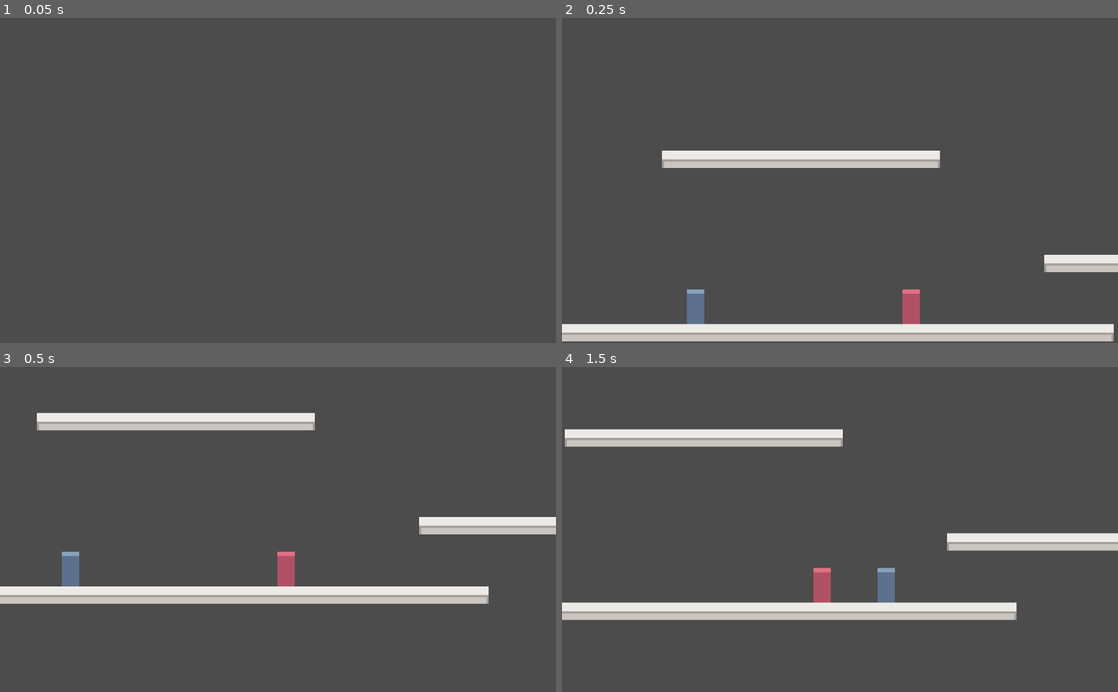
Above: before the commit, frames 1-4 (two rows, left to right).
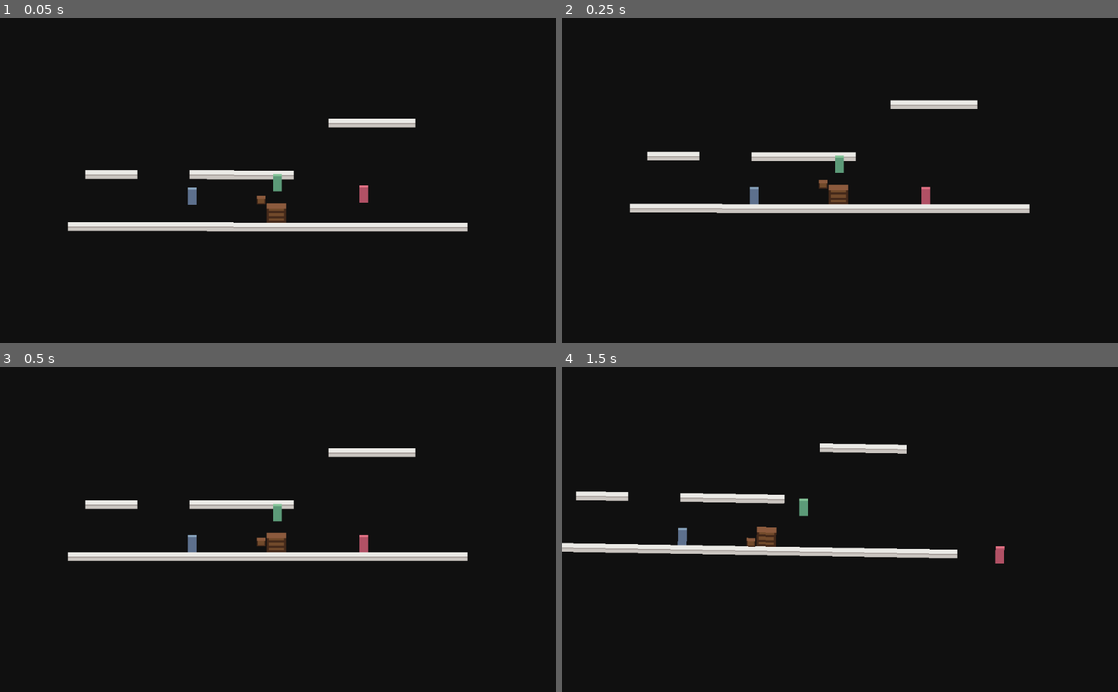
Above: after the commit, the same moments.

Repository: wooshdude/ludum-dare-49
Game: Godot game, scene res://World.tscn
The game is run twice, just before and just after one commit, with the same random seed, the same clock (stepped at 60 frames per second) and the same inputs.
Inputs (mouse positions are in pixels of both pictures, inside the frame that each line leads up to):
- Up to frame 1 (0.05 s): no input
- Up to frame 2 (0.25 s): no input
- Up to frame 3 (0.5 s): no input
- Up to frame 4 (1.5 s): tap Enter (ui_accept) at 0.5, 0.77, 1.07 s; move the mouse to (962, 513) at 0.52 s; hold Right mouse button (right_click) 0.53-1.28 s; hold Right (ui_right) from 0.53 s (still down); tap Space (ui_select) at 0.8, 1.35 s; move the mouse to (728, 545) at 1.27 s

The runs differ from the first frame. In frame 1, 100% of the frame differs, in the area x 0-100%, y 0-100%; in frame 2, 100%; in frame 3, 100%; in frame 4, 100%.

Commit message:
rotate level

Diff:
--- a/Player.tscn
+++ b/Player.tscn
@@ -9,6 +9,10 @@
 
 [node name="Player1" type="KinematicBody2D"]
 script = ExtResource( 2 )
+__meta__ = {
+"_edit_group_": true
+}
+push = 200
 
 [node name="Sprite" type="Sprite" parent="."]
 position = Vector2( 0, -8 )
@@ -21,4 +25,5 @@
 [node name="Timer" type="Timer" parent="."]
 wait_time = 0.01
 one_shot = true
+
 [connection signal="timeout" from="Timer" to="." method="_on_Timer_timeout"]
--- /dev/null
+++ b/RigidBody2D.gd
@@ -0,0 +1,4 @@
+extends RigidBody2D
+
+func _physics_process(delta):
+	pass
--- /dev/null
+++ b/RigidBody2D2.gd
@@ -0,0 +1,4 @@
+extends StaticBody2D
+
+func _ready():
+	pass
--- /dev/null
+++ b/Spatial.gd
@@ -0,0 +1,14 @@
+extends Spatial
+
+func _ready():
+	# Clear the viewport.
+	var viewport = $Viewport
+	$Viewport.set_clear_mode(Viewport.CLEAR_MODE_ALWAYS)
+
+	# Let two frames pass to make sure the vieport is captured.
+	yield(get_tree(), "idle_frame")
+	yield(get_tree(), "idle_frame")
+
+
+	# Retrieve the texture and set it to the viewport quad.
+	$ViewportQuad.material_override.albedo_texture = viewport.get_texture()
--- /dev/null
+++ b/Spatial.tscn
@@ -0,0 +1,51 @@
+[gd_scene load_steps=6 format=2]
+
+[ext_resource path="res://World.tscn" type="PackedScene" id=1]
+[ext_resource path="res://Spatial.gd" type="Script" id=2]
+
+[sub_resource type="SpatialMaterial" id=1]
+
+[sub_resource type="PlaneMesh" id=2]
+
+[sub_resource type="Environment" id=3]
+ambient_light_color = Color( 1, 1, 1, 1 )
+adjustment_enabled = true
+adjustment_saturation = 2.0
+
+[node name="Spatial" type="Spatial"]
+script = ExtResource( 2 )
+
+[node name="Camera" type="Camera" parent="."]
+transform = Transform( 1, 0, 0, 0, 1, 0, 0, 0, 1, 0, 0, 0.611 )
+
+[node name="ViewportQuad" type="MeshInstance" parent="."]
+transform = Transform( 6, 0, 0, 0, -4.37114e-08, -3, 0, 1, -1.31134e-07, 0, 0, -3.60741 )
+material_override = SubResource( 1 )
+mesh = SubResource( 2 )
+material/0 = null
+
+[node name="Viewport" type="Viewport" parent="."]
+size = Vector2( 1920, 1080 )
+hdr = false
+usage = 0
+render_target_v_flip = true
+render_target_update_mode = 3
+
+[node name="World" parent="Viewport" instance=ExtResource( 1 )]
+
+[node name="Camera2D" parent="Viewport/World" index="0"]
+visible = false
+
+[node name="SpotLight" type="OmniLight" parent="."]
+visible = false
+
+[node name="WorldEnvironment" type="WorldEnvironment" parent="."]
+environment = SubResource( 3 )
+
+[node name="OmniLight" type="OmniLight" parent="."]
+visible = false
+
+[editable path="Viewport/World"]
+[editable path="Viewport/World/Player"]
+[editable path="Viewport/World/platform/tilemap"]
+[editable path="Viewport/World/RigidBody2D2/tilemap"]
--- a/World.gd
+++ b/World.gd
@@ -9,6 +9,9 @@
 onready var player1 = $Player
 onready var redhusk = $red_husk
 onready var player2 = $player2
+onready var rotater = $rotater
+onready var point = $point
+onready var platform = $platform
 
 var state = RED
 
@@ -16,24 +19,58 @@
 	pass
 
 func _physics_process(delta):
+	# PLACE CAMERA BETWEEN BOTH PLAYERS
+	camera.global_position = (player2.global_position + player1.global_position) * .5
+
+	# CHANGE WHICH PLAYER IS SELECTED
 	match state:
 		RED:
 			red()
 		BLUE:
 			blue()
 
-	if Input.is_action_just_pressed("right_click") and state == RED:
+	# CAMERA
+	var distance = sqrt(pow((player2.position.x - player1.position.x), 2) + pow((player2.position.y - player1.position.y), 2)) # get distance between players
+	distance = distance * 0.0015
+	if Input.is_action_pressed("right_click"):
+		camera.global_position = (player2.global_position + player1.global_position) * .5 #place camera between players
+		print(distance)
+		camera.zoom = Vector2(distance, distance) #change zoom based on distance of players
+		camera.offset_v = -0.10
+	else:
+		camera.zoom = Vector2(0.50, 0.50) # reset zoom
+		camera.offset_v = -0.35
+
+
+	# CAMERA ROTATE
+
+	var playerCenter = (player1.global_position.x + player2.global_position.x) * 0.5 # get center of characters
+	var rotateAmount = (playerCenter + platform.position.x) * 0.5 # get center of characters and x = 0
+	point.global_position.x = rotateAmount # displays marker
+
+	camera.rotation_degrees -= rotateAmount * 0.001 # rotates the camera based on distance to center
+	#Physics2DServer.area_set_param(get_world_2d().space, Physics2DServer.AREA_PARAM_GRAVITY_VECTOR, Vector2.ZERO)
+
+
+
+	print(rotateAmount * 0.00001)
+	print(camera.rotation_degrees)
+
+	if camera.rotation_degrees >= 32:
+		print("bruhh")
+
+	# switch controlls
+	if Input.is_action_just_pressed("left_click") and state == RED:
 		state = BLUE
-	elif Input.is_action_just_pressed("right_click") and state == BLUE:
+	elif Input.is_action_just_pressed("left_click") and state == BLUE:
 		state = RED
 
 
 func red():
 	player1.state = 1
 	player2.state = 0
-	camera.position = player1.position
+
 
 func blue():
 	player1.state = 0
 	player2.state = 1
-	camera.position = player2.position
--- a/World.tscn
+++ b/World.tscn
@@ -1,32 +1,104 @@
-[gd_scene load_steps=5 format=2]
+[gd_scene load_steps=12 format=2]
 
 [ext_resource path="res://test_tiles.tscn" type="PackedScene" id=1]
 [ext_resource path="res://Player.tscn" type="PackedScene" id=2]
 [ext_resource path="res://World.gd" type="Script" id=3]
 [ext_resource path="res://player2.tscn" type="PackedScene" id=4]
+[ext_resource path="res://big_box.tscn" type="PackedScene" id=5]
+[ext_resource path="res://RigidBody2D2.gd" type="Script" id=6]
+[ext_resource path="res://players/green-player.png" type="Texture" id=7]
+[ext_resource path="res://small_box.tscn" type="PackedScene" id=8]
+
+[sub_resource type="RectangleShape2D" id=1]
+extents = Vector2( 127.901, 3.09628 )
+
+[sub_resource type="CapsuleShape2D" id=2]
+height = 0.0
+
+[sub_resource type="CapsuleShape2D" id=4]
 
 [node name="World" type="Node2D"]
 script = ExtResource( 3 )
 
-[node name="Player" parent="." instance=ExtResource( 2 )]
-position = Vector2( 242.852, 316.846 )
+[node name="Camera2D" type="Camera2D" parent="."]
+rotating = true
+current = true
+zoom = Vector2( 0.5, 0.5 )
 
-[node name="player2" parent="." instance=ExtResource( 4 )]
-position = Vector2( 143.543, 316.077 )
+[node name="Player" parent="." groups=[
+"Bodies",
+"player",
+] instance=ExtResource( 2 )]
+position = Vector2( 80.1641, -10.037 )
+push = 5
 
-[node name="Camera2D" type="Camera2D" parent="."]
-current = true
-zoom = Vector2( 0.25, 0.25 )
-process_mode = 0
-smoothing_enabled = true
-smoothing_speed = 8.0
-offset_v = -0.35
+[node name="player2" parent="." groups=[
+"Bodies",
+"player",
+] instance=ExtResource( 4 )]
+position = Vector2( -77.3892, -8.466 )
 
-[node name="tilemap" parent="." instance=ExtResource( 1 )]
+[node name="platform" type="RigidBody2D" parent="." groups=[
+"platform",
+]]
+position = Vector2( 0, 17 )
+collision_layer = 3
+collision_mask = 3
+mode = 1
+gravity_scale = 0.0
+linear_damp = 100.0
+__meta__ = {
+"_edit_group_": true
+}
 
-[node name="TileMap" parent="tilemap" index="0"]
-tile_data = PoolIntArray( 983048, 0, 0, 983049, 1, 0, 983050, 1, 0, 983051, 1, 0, 983052, 1, 0, 983053, 1, 0, 983054, 1, 0, 983055, 2, 0, 1179667, 0, 0, 1179668, 1, 0, 1179669, 1, 0, 1179670, 1, 0, 1179671, 2, 0, 1310725, 0, 0, 1310726, 1, 0, 1310727, 1, 0, 1310728, 1, 0, 1310729, 1, 0, 1310730, 1, 0, 1310731, 1, 0, 1310732, 1, 0, 1310733, 1, 0, 1310734, 1, 0, 1310735, 1, 0, 1310736, 1, 0, 1310737, 1, 0, 1310738, 1, 0, 1310739, 1, 0, 1310740, 2, 0 )
+[node name="CollisionShape2D" type="CollisionShape2D" parent="platform"]
+position = Vector2( 0, -3.42337 )
+shape = SubResource( 1 )
+
+[node name="tilemap" parent="platform" instance=ExtResource( 1 )]
+
+[node name="TileMap" parent="platform/tilemap" index="0"]
+tile_data = PoolIntArray( -458749, 1, 0, -458748, 1, 0, -458747, 1, 0, -458746, 1, 0, -458745, 1, 0, -196619, 1, 0, -196618, 1, 0, -196617, 1, 0, -196613, 1, 0, -196612, 1, 0, -196611, 1, 0, -196610, 1, 0, -196609, 1, 0, -262144, 1, 0, -12, 1, 0, -11, 1, 0, -10, 1, 0, -9, 1, 0, -8, 1, 0, -7, 1, 0, -6, 1, 0, -5, 1, 0, -4, 1, 0, -3, 1, 0, -2, 1, 0, -1, 1, 0, -65536, 1, 0, -65535, 1, 0, -65534, 1, 0, -65533, 1, 0, -65532, 1, 0, -65531, 1, 0, -65530, 1, 0, -65529, 1, 0, -65528, 1, 0, -65527, 1, 0, -65526, 1, 0 )
+
+[node name="RigidBody2D2" type="StaticBody2D" parent="."]
+collision_layer = 3
+collision_mask = 3
+script = ExtResource( 6 )
+
+[node name="tilemap" parent="RigidBody2D2" instance=ExtResource( 1 )]
+
+[node name="TileMap" parent="RigidBody2D2/tilemap" index="0"]
+tile_data = PoolIntArray( 1441795, 0, 0, 1441796, 0, 0, 1441797, 0, 0, 1441798, 0, 0, 1441799, 0, 0, 1441800, 0, 0, 1441801, 0, 0, 1441802, 0, 0, 1441803, 0, 0, 1441804, 0, 0, 1441805, 0, 0, 1441806, 0, 0, 1441807, 0, 0, 1441808, 0, 0, 1441809, 0, 0, 1441810, 0, 0, 1441811, 0, 0, 1441812, 0, 0, 1441813, 0, 0, 1441814, 0, 0 )
+
+[node name="CollisionShape2D" type="CollisionShape2D" parent="RigidBody2D2"]
+position = Vector2( 2, 66 )
+shape = SubResource( 2 )
+
+[node name="cube" parent="." instance=ExtResource( 8 )]
+
+[node name="rotater" type="RigidBody2D" parent="." groups=[
+"platform",
+]]
+position = Vector2( 373.367, -23.107 )
+gravity_scale = 0.0
+__meta__ = {
+"_edit_group_": true
+}
+
+[node name="CollisionShape2D" type="CollisionShape2D" parent="rotater"]
+shape = SubResource( 4 )
+
+[node name="point" type="Node2D" parent="."]
+position = Vector2( 3.89359, -27.621 )
+__meta__ = {
+"_edit_group_": true
+}
+
+[node name="Sprite" type="Sprite" parent="point"]
+texture = ExtResource( 7 )
+
+[node name="big_box" parent="." instance=ExtResource( 5 )]
 
 [editable path="Player"]
-
-[editable path="tilemap"]
+[editable path="platform/tilemap"]
+[editable path="RigidBody2D2/tilemap"]
--- /dev/null
+++ b/big_box.tscn
@@ -0,0 +1,20 @@
+[gd_scene load_steps=3 format=2]
+
+[ext_resource path="res://objects/big_box.png" type="Texture" id=1]
+
+[sub_resource type="RectangleShape2D" id=1]
+extents = Vector2( 9, 9 )
+
+[node name="big_box" type="RigidBody2D" groups=[
+"Bodies",
+]]
+mass = 2.0
+__meta__ = {
+"_edit_group_": true
+}
+
+[node name="Sprite" type="Sprite" parent="."]
+texture = ExtResource( 1 )
+
+[node name="CollisionShape2D" type="CollisionShape2D" parent="."]
+shape = SubResource( 1 )
--- a/blue_husk.gd
+++ b/blue_husk.gd
@@ -14,7 +14,7 @@
 export (int) var gravity = 600
 export (float) var friction = 0.2
 export (float) var acceleration = 0.25
-
+export (int, 0, 200) var push = 5
 
 var velocity = Vector2.ZERO
 var state = MOVE
@@ -39,13 +39,6 @@
 	velocity.y += gravity * delta
 	velocity = move_and_slide(velocity, Vector2.UP)
 
-#	if Input.is_action_pressed("ui_accept"):
-#		if is_on_floor():
-#			velocity.y = jump_speed
-#		elif not is_on_floor():
-#			velocity.y = jump_speed
-
-# colin
 	var jump_pressed = Input.is_action_pressed('ui_select') #jump button is keep pressed
 	var jump_cut = Input.is_action_just_released('ui_select')  #jump button just released
 	var jump = Input.is_action_just_pressed('ui_select')   #jump button is just pressed
@@ -54,6 +47,11 @@
 		jump() # call jump method
 	if velocity.y < 0 && !jump_pressed: # here is the deal: if the jump button is not keep pressed anymore, the y velocity is set to 0 and the player don't go up anymore
 		velocity.y = lerp(velocity.y, 0, lerp(0, 1, 0.1))
+
+	for index in get_slide_count():
+		var collision = get_slide_collision(index)
+		if collision.collider.is_in_group("Bodies"):
+			collision.collider.apply_central_impulse(-collision.normal * push)
 
 func jump():
 	velocity.y = jump_speed
--- a/player2.tscn
+++ b/player2.tscn
@@ -1,7 +1,7 @@
 [gd_scene load_steps=4 format=2]
 
 [ext_resource path="res://players/blue-player.png" type="Texture" id=1]
-[ext_resource path="res://blue_husk.gd" type="Script" id=2]
+[ext_resource path="res://players/redPlayer.gd" type="Script" id=2]
 
 [sub_resource type="CapsuleShape2D" id=1]
 radius = 4.0
@@ -9,6 +9,10 @@
 
 [node name="player2" type="KinematicBody2D"]
 script = ExtResource( 2 )
+__meta__ = {
+"_edit_group_": true
+}
+push = 5
 
 [node name="Sprite" type="Sprite" parent="."]
 position = Vector2( 0, -8 )
--- a/players/redPlayer.gd
+++ b/players/redPlayer.gd
@@ -14,7 +14,7 @@
 export (int) var gravity = 600
 export (float) var friction = 0.2
 export (float) var acceleration = 0.25
-
+export (int, 0, 200) var push = 100
 
 var velocity = Vector2.ZERO
 var state = MOVE
@@ -37,23 +37,25 @@
 func move(delta):
 	get_input()
 	velocity.y += gravity * delta
-	velocity = move_and_slide(velocity, Vector2.UP)
+	velocity = move_and_slide(velocity, Vector2.UP,
+					false, 4, PI/4, false)
 
-#	if Input.is_action_pressed("ui_accept"):
-#		if is_on_floor():
-#			velocity.y = jump_speed
-#		elif not is_on_floor():
-#			velocity.y = jump_speed
-
-# colin
-	var jump_pressed = Input.is_action_pressed('ui_select') #jump button is keep pressed
-	var jump_cut = Input.is_action_just_released('ui_select')  #jump button just released
-	var jump = Input.is_action_just_pressed('ui_select')   #jump button is just pressed
+	var jump_pressed = Input.is_action_pressed('ui_select') # jump button is keep pressed
+	var jump = Input.is_action_just_pressed('ui_select')   # jump button is just pressed
 
 	if jump && is_on_floor():  # check if the jump button is just pressed and if the player is on the floor
 		jump() # call jump method
-	if velocity.y < 0 && !jump_pressed: # here is the deal: if the jump button is not keep pressed anymore, the y velocity is set to 0 and the player don't go up anymore
+	if velocity.y < 0 && !jump_pressed: # if the jump button is not keep pressed anymore, the y velocity is set to 0 and the player don't go up anymore
 		velocity.y = lerp(velocity.y, 0, lerp(0, 1, 0.1))
+
+	# RIGID BODY COLLISIONS
+
+	for index in get_slide_count():
+		var collision = get_slide_collision(index)
+		if collision.collider.is_in_group("Bodies") and not collision.collider.is_in_group("player"):
+			collision.collider.apply_central_impulse(-collision.normal * push)
+		if collision.collider.is_in_group("platform") and not collision.collider.is_in_group("player"):
+			collision.collider.apply_torque_impulse(-push)
 
 func jump():
 	velocity.y = jump_speed
@@ -74,7 +76,8 @@
 
 func idle(delta):
 	velocity.y += gravity * delta
-	velocity = move_and_slide(velocity, Vector2.UP)
+	velocity = move_and_slide(velocity, Vector2.UP,
+					false, 4, PI/4, false)
 
 	if is_on_floor():
 		velocity.x = lerp(velocity.x, 0, friction)
--- a/project.godot
+++ b/project.godot
@@ -10,7 +10,6 @@
 
 _global_script_classes=[  ]
 _global_script_class_icons={
-
 }
 
 [application]
@@ -18,6 +17,29 @@
 config/name="ludum dare 49"
 run/main_scene="res://World.tscn"
 config/icon="res://icon.png"
+
+[importer_defaults]
+
+texture={
+"compress/bptc_ldr": 0,
+"compress/hdr_mode": 0,
+"compress/lossy_quality": 0.7,
+"compress/mode": 0,
+"compress/normal_map": 0,
+"detect_3d": false,
+"flags/anisotropic": false,
+"flags/filter": false,
+"flags/mipmaps": false,
+"flags/repeat": 0,
+"flags/srgb": 2,
+"process/HDR_as_SRGB": false,
+"process/fix_alpha_border": true,
+"process/invert_color": false,
+"process/premult_alpha": false,
+"size_limit": 0,
+"stream": false,
+"svg/scale": 1.0
+}
 
 [input]
 
@@ -47,6 +69,11 @@
 "events": [ Object(InputEventMouseButton,"resource_local_to_scene":false,"resource_name":"","device":0,"alt":false,"shi …(212 unchanged characters)…
  ]
 }
+left_click={
+"deadzone": 0.5,
+"events": [ Object(InputEventMouseButton,"resource_local_to_scene":false,"resource_name":"","device":0,"alt":false,"shift":false,"control":false,"meta":false,"command":false,"button_mask":0,"position":Vector2( 0, 0 ),"global_position":Vector2( 0, 0 ),"factor":1.0,"button_index":1,"pressed":false,"doubleclick":false,"script":null)
+ ]
+}
 
 [physics]
 
@@ -54,4 +81,5 @@
 
 [rendering]
 
+environment/default_clear_color=Color( 0.0666667, 0.0666667, 0.0666667, 1 )
 environment/default_environment="res://default_env.tres"
--- /dev/null
+++ b/redPlayer.gd
@@ -0,0 +1,16 @@
+extends KinematicBody2D
+
+
+# Declare member variables here. Examples:
+# var a = 2
+# var b = "text"
+
+
+# Called when the node enters the scene tree for the first time.
+func _ready():
+	pass # Replace with function body.
+
+
+# Called every frame. 'delta' is the elapsed time since the previous frame.
+#func _process(delta):
+#	pass
--- /dev/null
+++ b/small_box.tscn
@@ -0,0 +1,20 @@
+[gd_scene load_steps=3 format=2]
+
+[ext_resource path="res://objects/box.png" type="Texture" id=1]
+
+[sub_resource type="RectangleShape2D" id=1]
+extents = Vector2( 4, 4 )
+
+[node name="cube" type="RigidBody2D" groups=[
+"Bodies",
+]]
+position = Vector2( -14, -12 )
+__meta__ = {
+"_edit_group_": true
+}
+
+[node name="CollisionShape2D" type="CollisionShape2D" parent="."]
+shape = SubResource( 1 )
+
+[node name="Sprite" type="Sprite" parent="."]
+texture = ExtResource( 1 )
Binary file added: objects/big_box.png
Not shown, added: objects/big_box.png.import
Binary file added: objects/box.png
Not shown, added: objects/box.png.import
